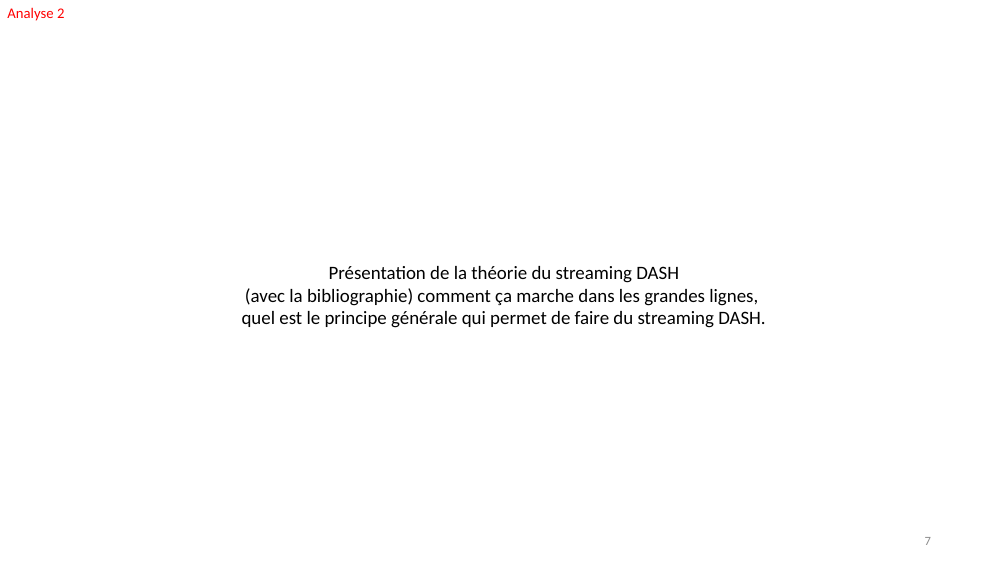
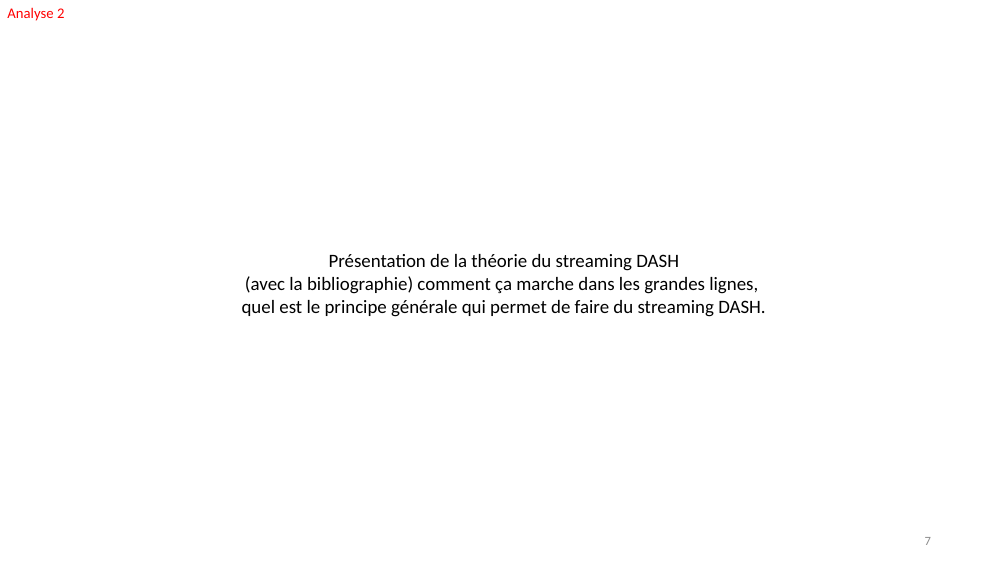
Before and after one commit to FabienMnsn/PRES2, a slide deck: slide 7 of Slides/slides BACKUP.pptx. Drawn at 1008x567 pixels with LibreOffice and Linux fonts; fonts in the diff are those of the drawing. Boxes give left, top, right and bottom in pixels: in the first picture for what was removed or moved away, otherwise in the second. Text is boxed around its words. In the diff, an @@ line names an element or a change of style, - is before the commit and + after.

```diff
--- a/Slides/slides BACKUP.pptx
+++ b/Slides/slides BACKUP.pptx
@@ text "Présentation de la théorie du ...": place and size @@
-text "Présentation de la théorie du ..." at box(242, 266, 765, 328)
+text "Présentation de la théorie du ..." at box(242, 254, 765, 317)
```
Also in this commit, not shown: 3 other slides changed, 2 other files.
